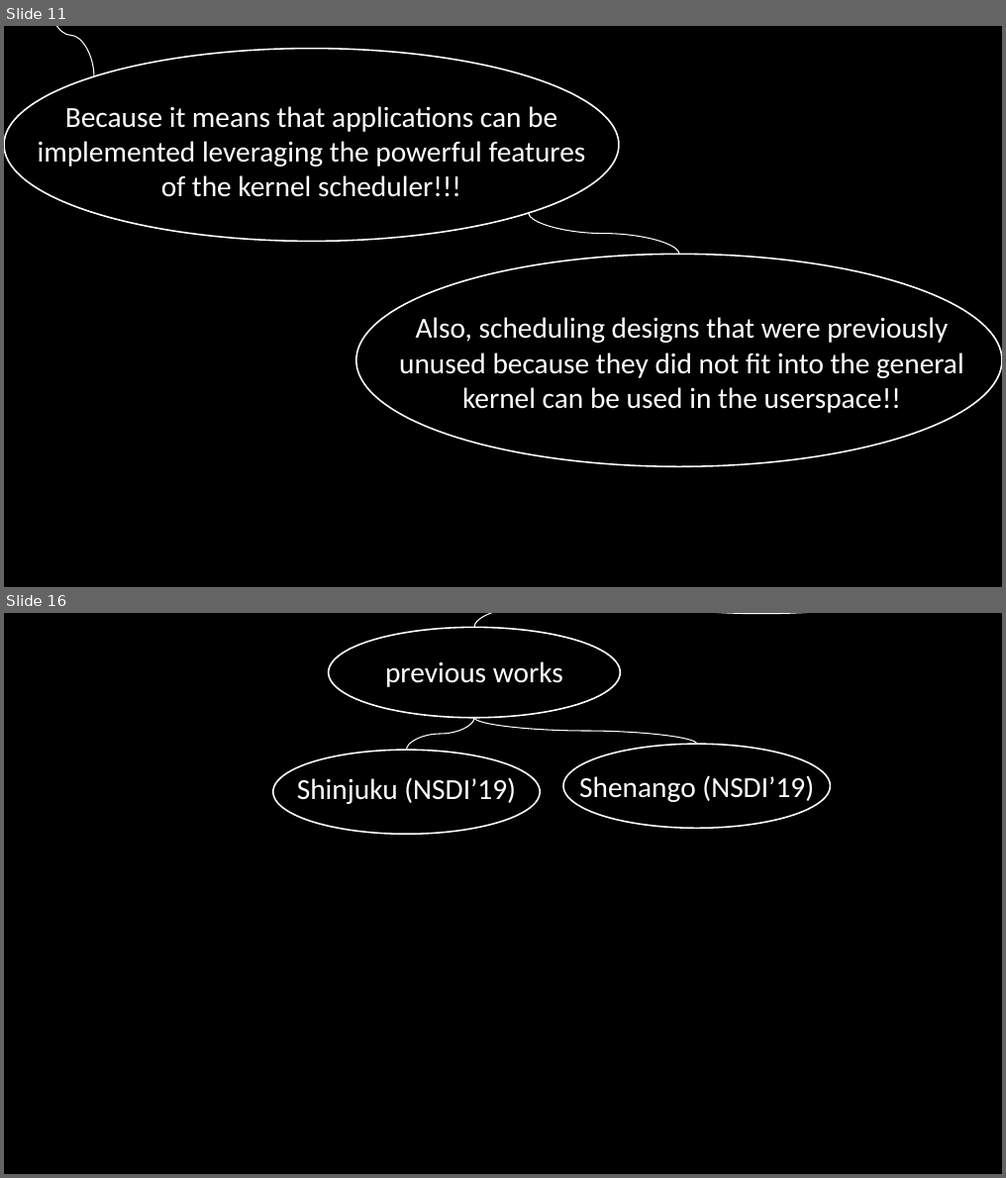
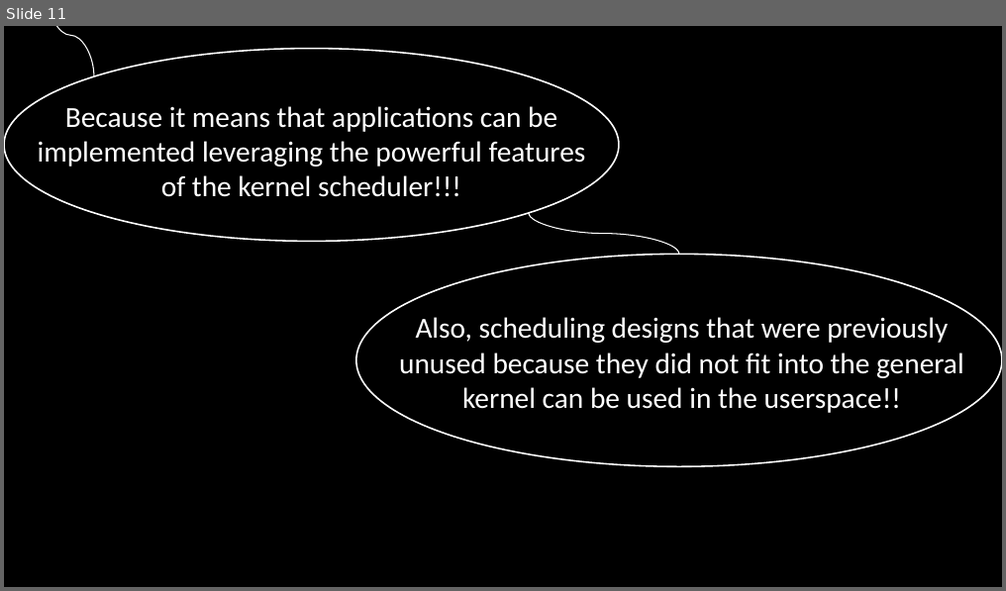
Before and after one commit to minseok127/paper_reviews, a slide deck: operating_system/ghOSt/ghOSt.pptx. Shown one above the other, each under a label of ours: slides 11 and 16 before the commit, slide 11 after it; the slides between them are not shown. The pictures are 1006x1178 and 1006x591 pixels, drawn with LibreOffice and Linux fonts; fonts in the diff are those of the drawing. Boxes give left, top, right and bottom in pixels: in the first picture for what was removed or moved away, otherwise in the second. Text is boxed around its words. In the diff, an @@ line names an element or a change of style, - is before the commit and + after.

```diff
--- a/operating_system/ghOSt/ghOSt.pptx
+++ b/operating_system/ghOSt/ghOSt.pptx
@@ slide 16 removed at <box>4,613,1002,1174</box>, background #000000 @@
@@ ellipse removed at <box>328,627,620,718</box> @@
@@ curved line removed from (570, 613) to (474, 627) @@
@@ ellipse removed at <box>492,613,1002,614</box> @@
@@ text removed at <box>385,662,563,687</box> @@
-previous works
@@ curved line removed from (474, 718) to (407, 750) @@
@@ curved line removed from (474, 718) to (697, 744) @@
@@ ellipse removed at <box>272,750,540,835</box> @@
@@ ellipse removed at <box>563,744,830,829</box> @@
@@ text removed at <box>297,777,516,804</box> @@
-Shinjuku (NSDI’19)
@@ text removed at <box>579,775,814,802</box> @@
-Shenango (NSDI’19)
```
Also in this commit, not shown: 2 slides changed, 2 other slides removed, 3 other files.
